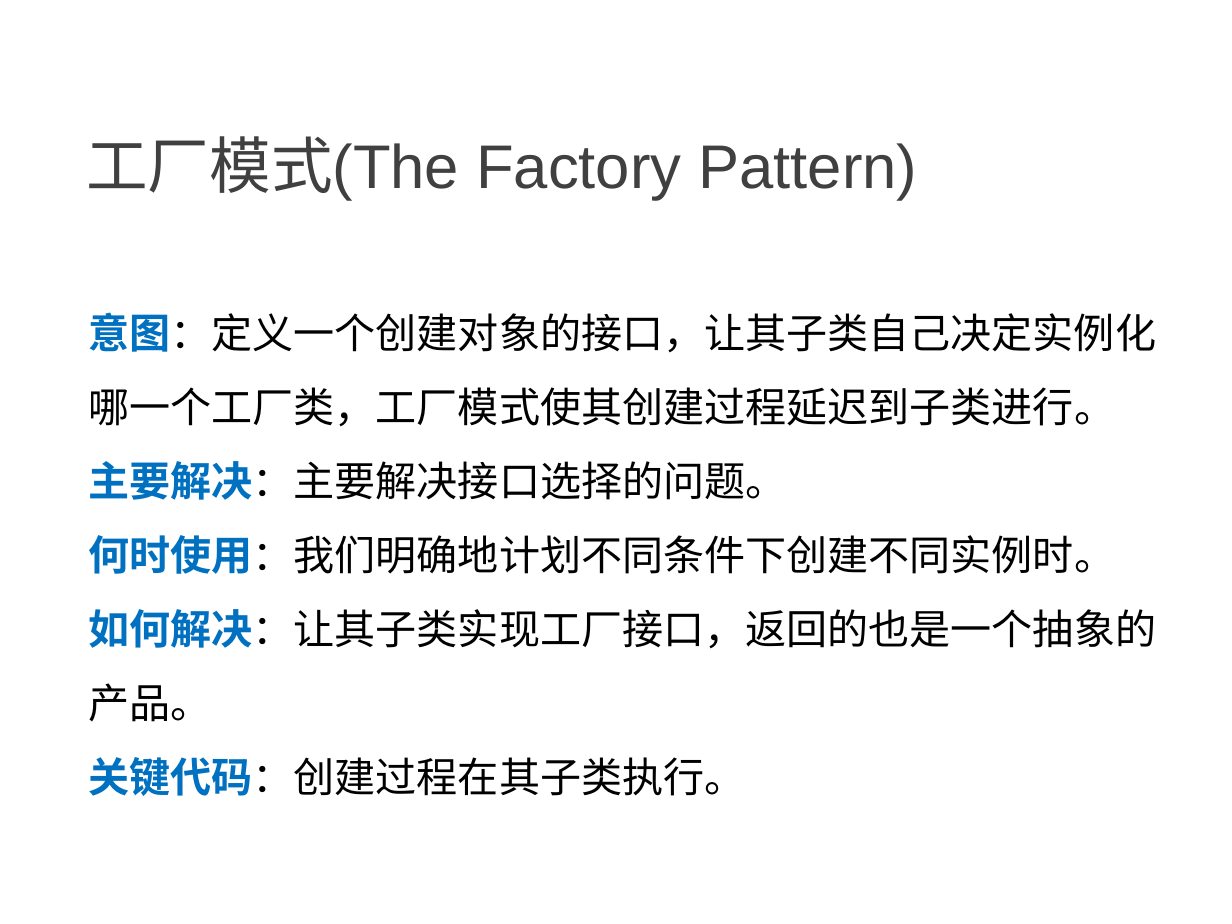
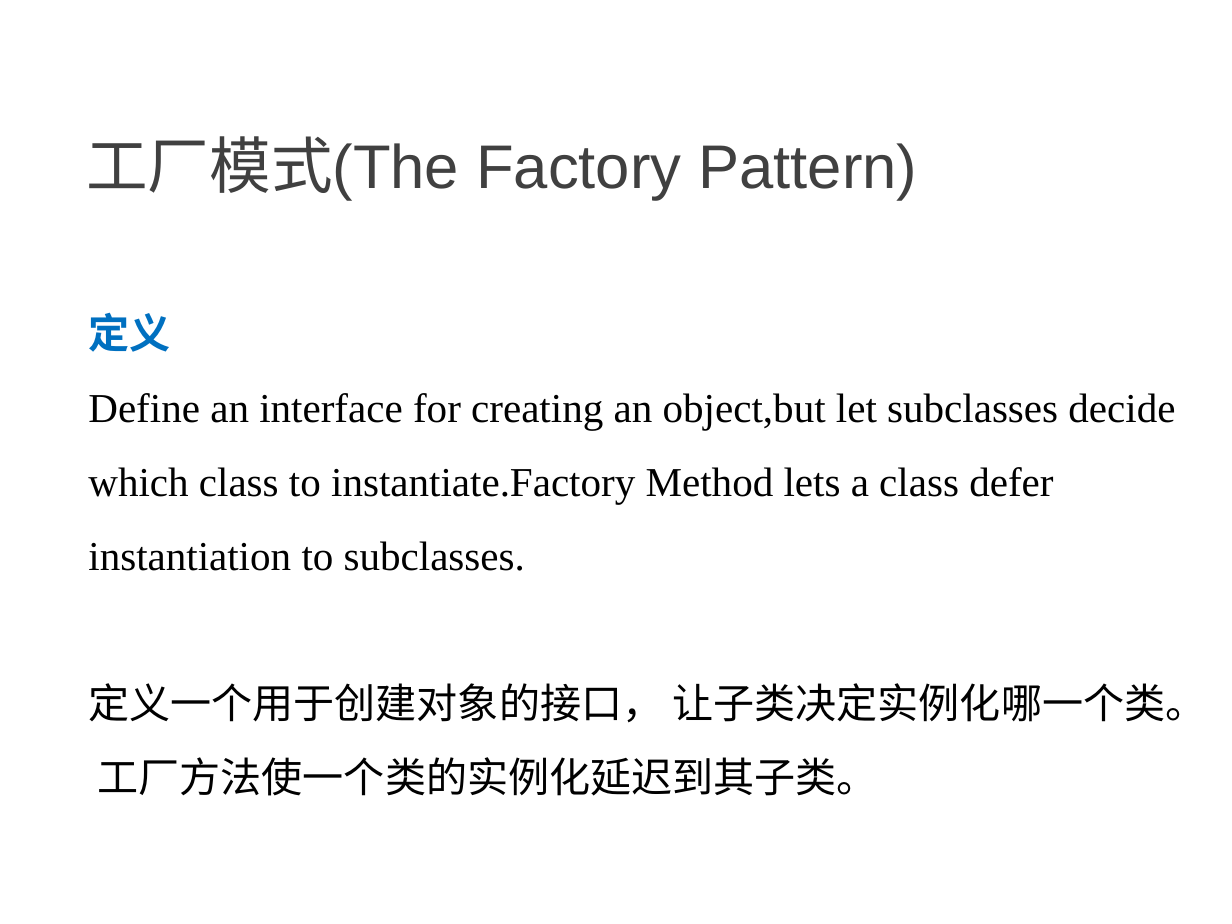
Before and after one commit to NewGr8Player/My-PPT, a slide deck: slide 48 of Design pattern/23种设计模式详解.pptx (slide 43 before the commit). Drawn at 1232x924 pixels with LibreOffice and Linux fonts; fonts in the diff are those of the drawing. Boxes give left, top, right and bottom in pixels: in the first picture for what was removed or moved away, otherwise in the second. Text is boxed around its words. In the diff, an @@ line names an element or a change of style, - is before the commit and + after.

Commit message:
Add 单例模式

```diff
--- a/Design pattern/23种设计模式详解.pptx
+++ b/Design pattern/23种设计模式详解.pptx
@@ text at [88, 312, 1206, 796]: text changed @@
-意图：定义一个创建对象的接口，让其子类自己决定实例化哪一个工厂类，工厂模式使其创建过程延迟到子类进行。
-主要解决：主要解决接口选择的问题。
-何时使用：我们明确地计划不同条件下创建不同实例时。
-如何解决：让其子类实现工厂接口，返回的也是一个抽象的产品。
-关键代码：创建过程在其子类执行。
+定义
+Define an interface for creating an object,but let subclasses decide which class to instantiate.Factory Method lets a class defer instantiation to subclasses.
+定义一个用于创建对象的接口， 让子类决定实例化哪一个类。 工厂方法使一个类的实例化延迟到其子类。
```
Also in this commit, not shown: 3 other slides changed, 5 slides added.
